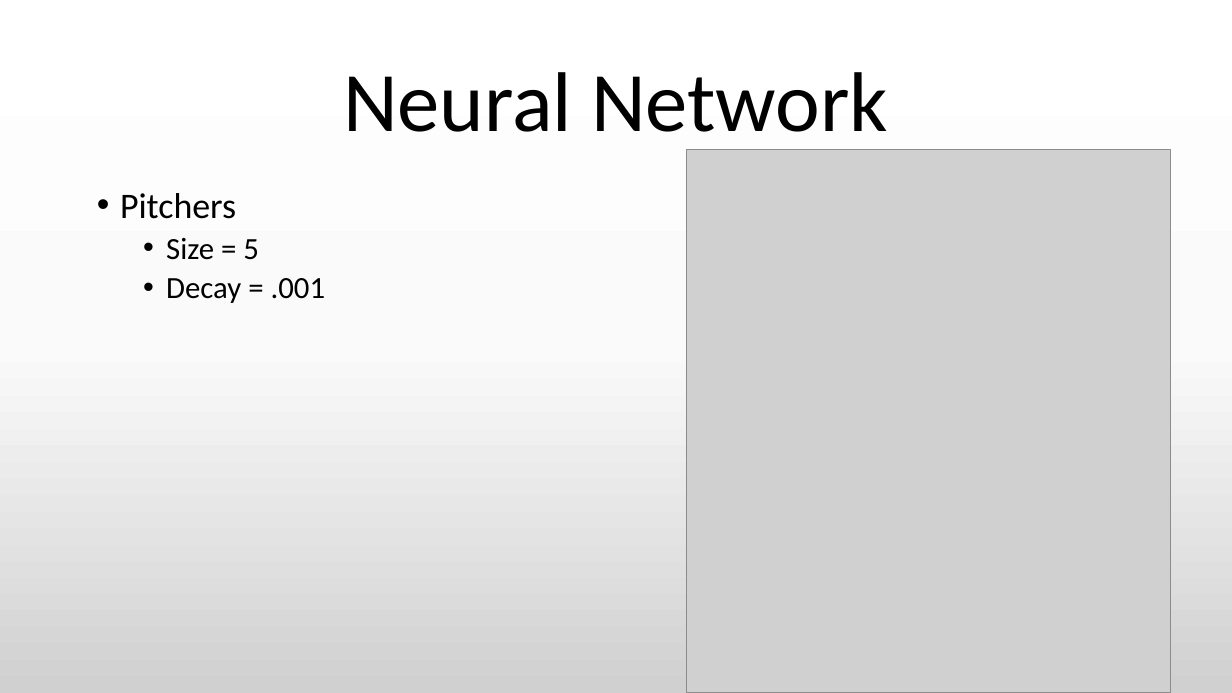
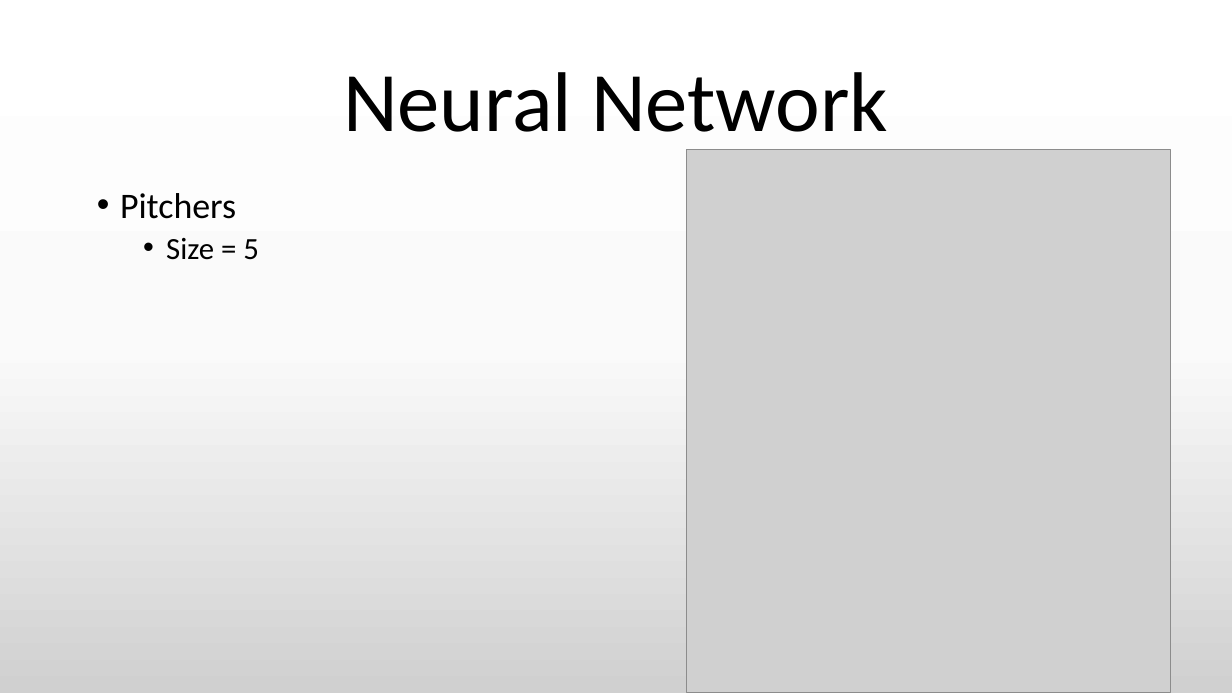
Before and after one commit to Riles567/Capstone, a slide deck: slide 12 of CapstonePresentation.pptx. Drawn at 1232x693 pixels with LibreOffice and Linux fonts; fonts in the diff are those of the drawing; grey boxes stand for pictures. Boxes give left, top, right and bottom in pixels: in the first picture for what was removed or moved away, otherwise in the second. Text is boxed around its words. In the diff, an @@ line names an element or a change of style, - is before the commit and + after.

```diff
--- a/CapstonePresentation.pptx
+++ b/CapstonePresentation.pptx
@@ text at [166,278,326,303]: paragraph removed @@
-  • Decay = .001
```
Also in this commit, not shown: 1 other slide changed.
